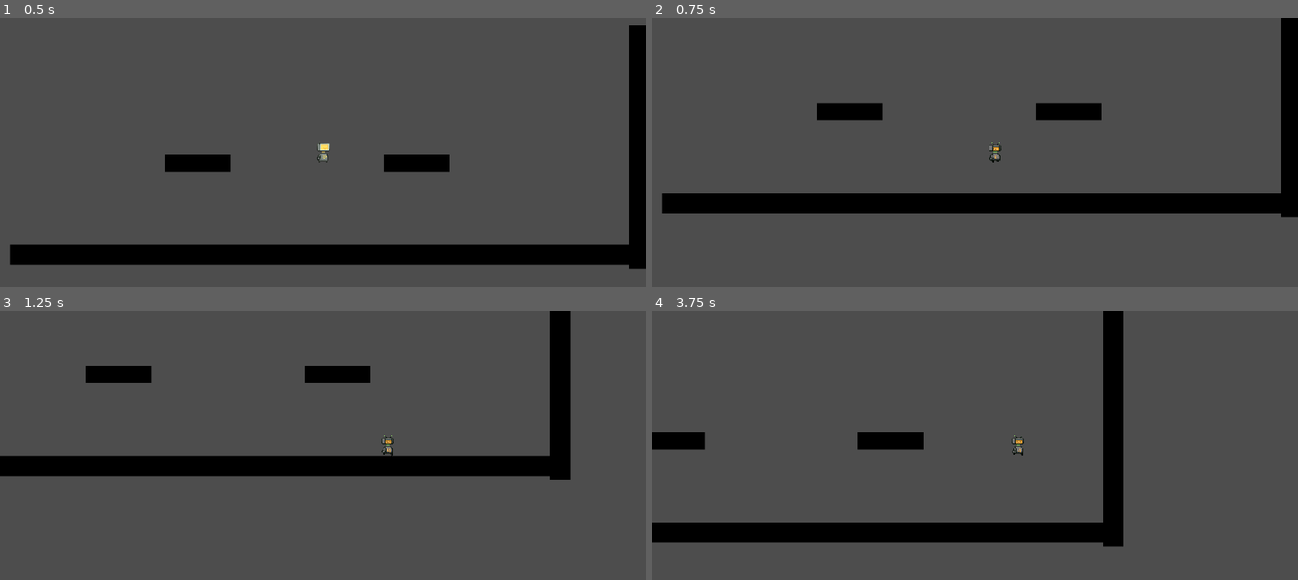
Above: before the commit, frames 1-4 (two rows, left to right).
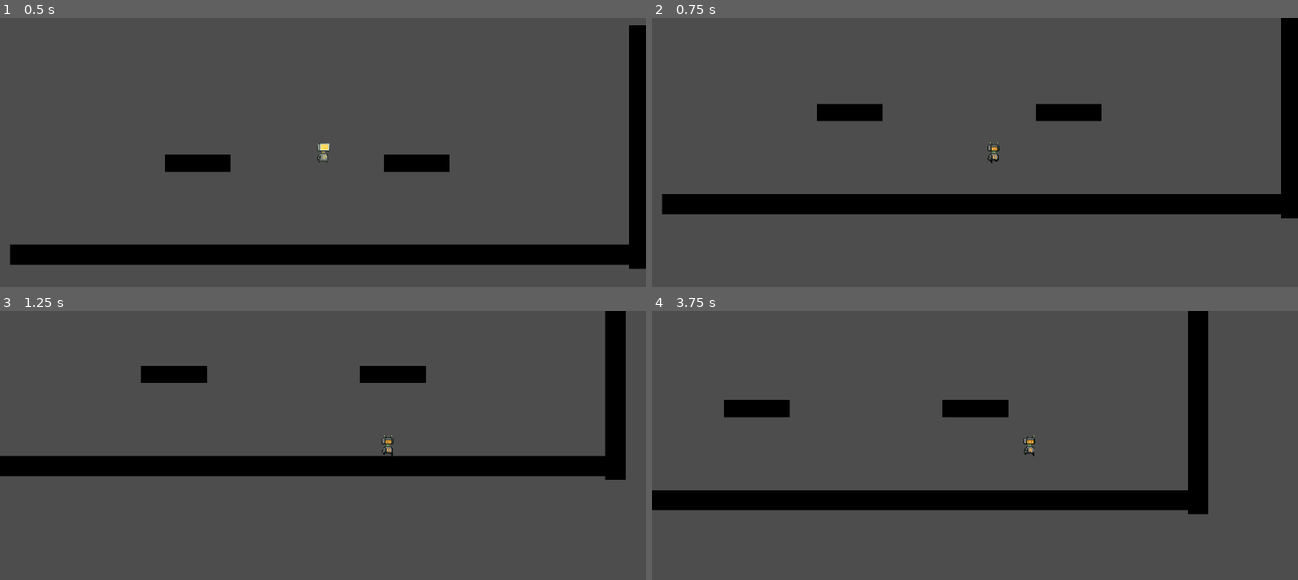
Above: after the commit, the same moments.

Repository: BenjaminWootten/speedjam-4
Game: Godot game, scene res://test_level.tscn
The game is run twice, just before and just after one commit, with the same random seed, the same clock (stepped at 60 frames per second) and the same inputs.
Inputs (mouse positions are in pixels of both pictures, inside the frame that each line leads up to):
- Up to frame 1 (0.5 s): no input
- Up to frame 2 (0.75 s): move the mouse to (1117, 139) at 0.52 s; hold D (right) from 0.53 s (still down); click (1117, 139) at 0.6 s
- Up to frame 3 (1.25 s): keep holding D (right); tap W (up) at 0.77 s
- Up to frame 4 (3.75 s): move the mouse to (845, 458) at 1.27 s; click (845, 458) at 1.35 s; tap W (up) at 1.52, 3.02 s; move the mouse to (1039, 386) at 2.02 s; release D (right) at 2.03 s; hold A (left) 2.03-2.78 s; click (1039, 386) at 2.1 s; move the mouse to (942, 499) at 2.77 s; hold D (right) from 2.78 s (still down); click (942, 499) at 2.85 s; move the mouse to (1168, 485) at 3.52 s; click (1168, 485) at 3.6 s

Frame 1 is identical in both runs. In frame 2, 0.9% of the frame differs, in the area x 1-100%, y 31-75%; in frame 3, 6.4%; in frame 4, 19%, in the area x 0-87%, y 0-88%.

Commit message:
grapple finished

Diff:
--- a/robot.gd
+++ b/robot.gd
@@ -3,12 +3,11 @@
 @onready var sprite = $AnimatedSprite2D
 @onready var grapple = $grapple
 
-const MAX_SPEED = 800.0
+const MAX_SPEED = 400.0
 const ACCELERATION = 20.0
 const DECELERATION = 50.0
 const JUMP_VELOCITY = -600.0
-const GRAPPLE_ACCELERATION = 40.0
-const GRAPPLE_VELOCITY = 10.0
+const GRAPPLE_VELOCITY = 0.99
 
 var grappling = false
 var grapple_point
@@ -30,6 +29,7 @@
 	if Input.is_action_just_pressed("grapple"):
 		# If grappling ray collides, initiate grapple
 		var collision = grapple.get_ray_collision_point()
+		velocity.y += 1
 		if collision:
 			grappling = true
 			grapple_point = collision
@@ -41,6 +41,7 @@
 
 	if grappling:
 		swing(delta)
+		velocity *= GRAPPLE_VELOCITY
 
 	# Get the input direction and handle the movement/deceleration.
 	# As good practice, you should replace UI actions with custom gameplay actions.
@@ -63,7 +64,7 @@
 
 func swing(delta):
 	var radius = global_position - grapple_point
-	if radius.length() > 10 and velocity.length() > 0.01:
+	if radius.length() > 30 and velocity.length() > 0.01:
 		var angle = acos(radius.dot(velocity) / (radius.length() * velocity.length()))
 		var rad_vel = cos(angle) * velocity.length()
 		velocity += radius.normalized() * -rad_vel
@@ -72,3 +73,5 @@
 			global_position = grapple_point + radius.normalized() * grapple_length
 
 		velocity += (grapple_point - global_position).normalized() * 15000 * delta
+	else:
+		velocity = Vector2(0,0)
--- a/robot.tscn
+++ b/robot.tscn
@@ -104,10 +104,8 @@
 [node name="AnimatedSprite2D" type="AnimatedSprite2D" parent="."]
 texture_filter = 1
 sprite_frames = SubResource("SpriteFrames_cb5vl")
-animation = &"idle1"
 
 [node name="CollisionShape2D" type="CollisionShape2D" parent="."]
-visible = false
 position = Vector2(0, 1)
 shape = SubResource("CapsuleShape2D_2388t")
 
Not shown, added: tes48F1.tmp
Not shown, added: tes5BDC.tmp
